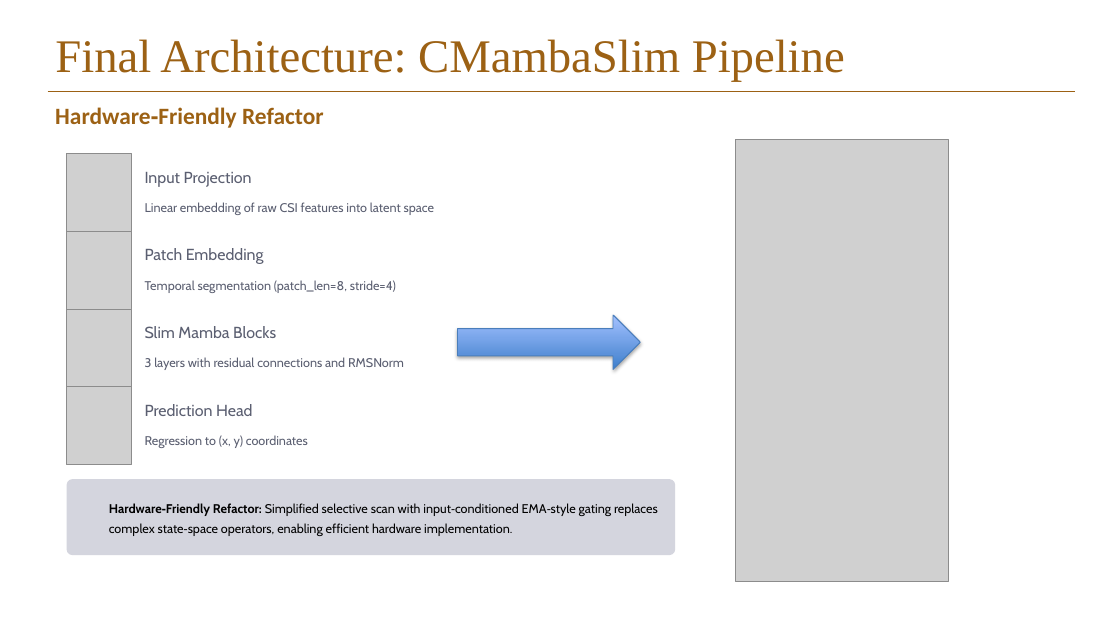
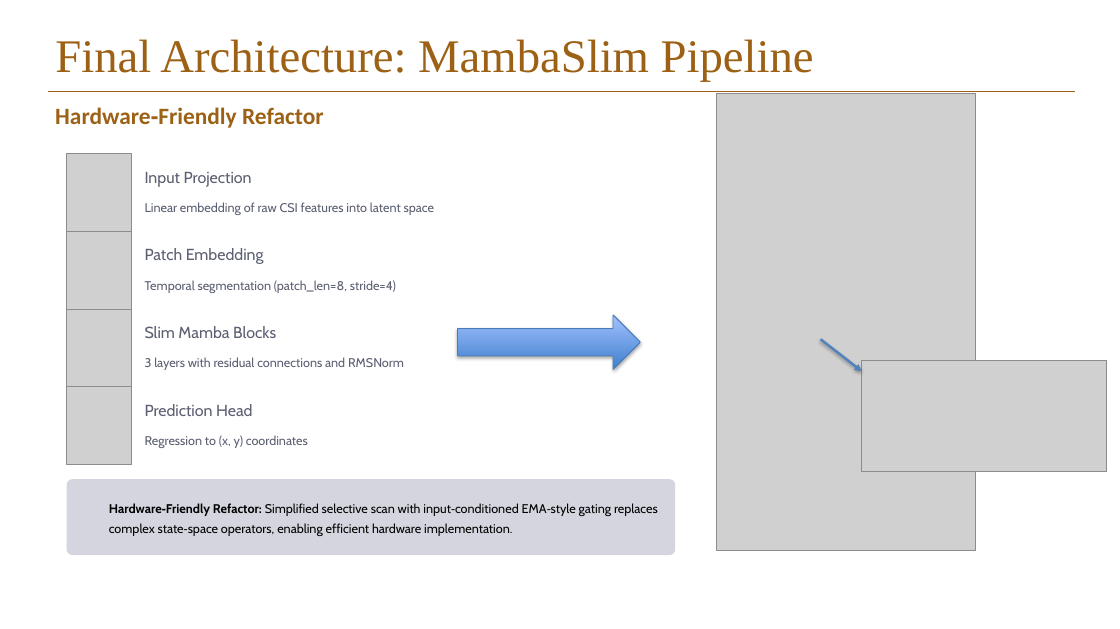
Before and after one commit to Elison-debug/Cmamba_reconstruct, a slide deck: slide 21 of pre-ssm.pptx (slide 30 before the commit). Drawn at 1120x629 pixels with LibreOffice and Linux fonts; fonts in the diff are those of the drawing; grey boxes stand for pictures; background and template pictures are left out. Boxes give left, top, right and bottom in pixels: in the first picture for what was removed or moved away, otherwise in the second. Text is boxed around its words. In the diff, an @@ line names an element or a change of style, - is before the commit and + after.

```diff
--- a/pre-ssm.pptx
+++ b/pre-ssm.pptx
@@ title at (x1=55, y1=39, x2=814, y2=81): text changed @@
-Final Architecture: CMambaSlim Pipeline
+Final Architecture: MambaSlim Pipeline
@@ picture resized from (x1=735, y1=140, x2=948, y2=582) to (x1=716, y1=94, x2=975, y2=551) @@
@@ arrow added from (820, 339) to (862, 371), #4F81BD 2 pt @@
@@ picture added at (x1=862, y1=361, x2=1107, y2=472) @@
```
Also in this commit, not shown: 12 other slides changed, 1 slide added, 9 slides removed, 2 other files.
